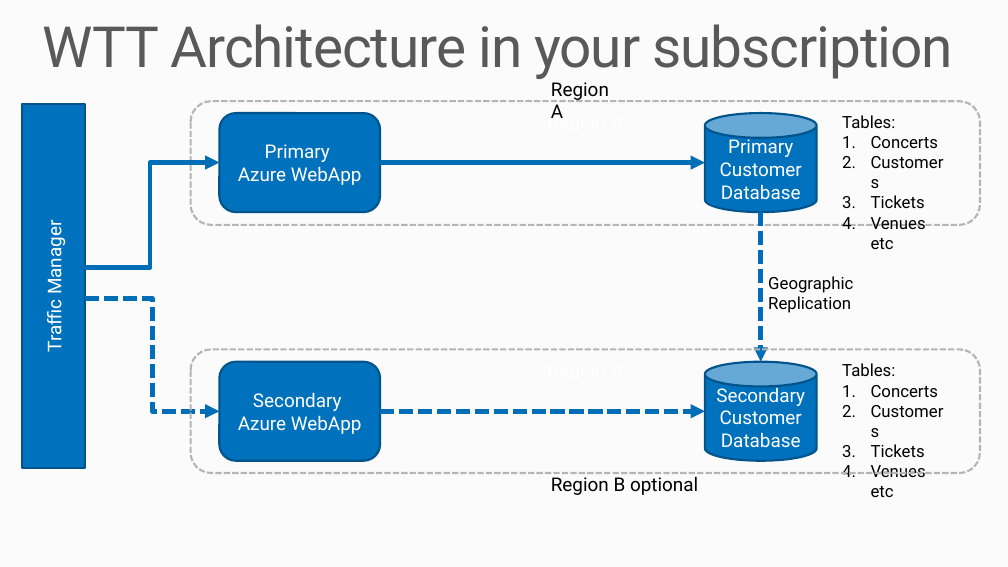
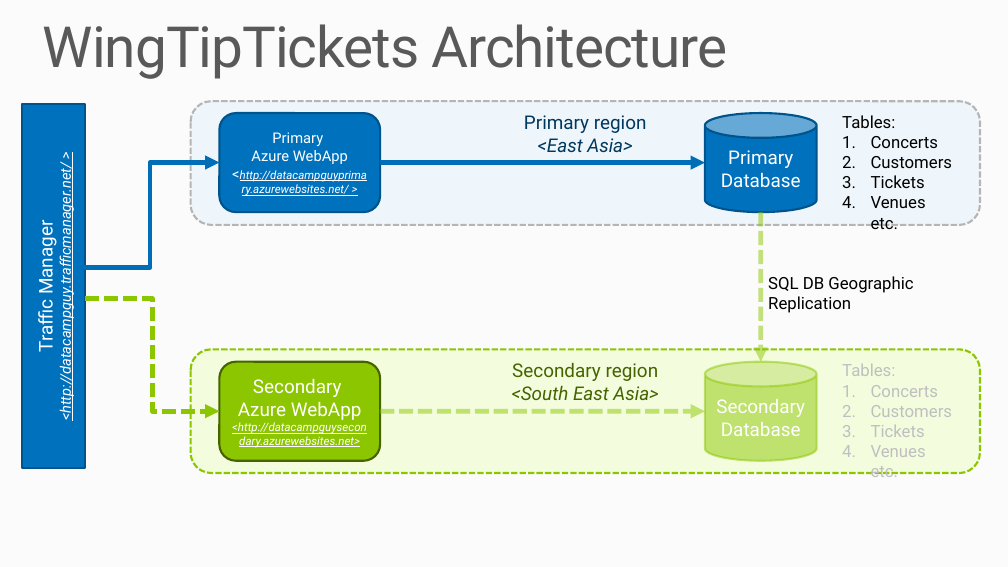
Before and after one commit to microsoft/WingTipTickets, a slide deck: slide 3 of Azure SQL Database - WingTipTickets HOL introduction and roadmap v2 2.pptx (slide 5 before the commit). Drawn at 1008x567 pixels with LibreOffice and Linux fonts; fonts in the diff are those of the drawing. Boxes give left, top, right and bottom in pixels: in the first picture for what was removed or moved away, otherwise in the second. Text is boxed around its words. In the diff, an @@ line names an element or a change of style, - is before the commit and + after.

Commit message:
updated ppt

```diff
--- a/Azure SQL Database - WingTipTickets HOL introduction and roadmap v2 2.pptx
+++ b/Azure SQL Database - WingTipTickets HOL introduction and roadmap v2 2.pptx
@@ title at (43, 24, 727, 79): text changed @@
-WTT Architecture in your subscription
+WingTipTickets Architecture
@@ text removed at (551, 82, 609, 118) @@
-Region A
@@ rounded rectangle "Primary region <East Asia>" at (191, 101, 980, 225): fill none to #BFE5FF at 20% opacity @@
@@ text in rounded rectangle at (524, 115, 647, 152): text changed; text colour #FFFFFF to #00395E @@
-Region A
+Primary region
+<East Asia>
@@ text in rounded rectangle at (272, 132, 323, 146): size 18 to 14 pt in "Primary" @@
@@ text in rounded rectangle at (240, 150, 367, 196): text changed; size 18 to 11 pt; italic on @@
-Azure WebApp
+Azure WebApp
+<http://datacampguyprimary.azurewebsites.net/ >
@@ text in cylinder at (721, 150, 801, 188): text changed @@
-Primary Customer Database
+Primary Database
@@ text in rectangle at (33, 188, 75, 413): text changed; size 18 to 14 pt; italic on @@
-Traffic Manager
+Traffic Manager <http://datacampguy.trafficmanager.net/ >
@@ text at (871, 196, 926, 229): text changed @@
-4. Venues etc
+4. Venues etc.
@@ arrow (761, 212) - (761, 361): stroke #006FB8 4.5 pt dashed to #8CC600 4.5 pt dashed @@
@@ elbow arrow (85, 299) - (219, 411): stroke #006FB8 4.5 pt dashed to #8CC600 4.5 pt dashed @@
@@ text at (768, 276, 913, 313): text changed @@
-Geographic Replication
+SQL DB Geographic
+Replication
@@ rounded rectangle "Secondary region <South East Asia>" at (191, 349, 980, 473): fill none to #EDFFC1 at 50% opacity; outline #B5B5B5 2 pt dashed to #8CC600 2 pt dashed @@
@@ rounded rectangle "Secondary" at (219, 361, 380, 461): fill #0071BC to #8CC600; outline #00548B 2 pt to #466300 2 pt @@
@@ text in rounded rectangle at (512, 363, 659, 400): text added @@
+Secondary region
+<South East Asia>
@@ cylinder "Secondary Database" at (705, 361, 817, 461): fill #0071BC to #8CC600 at 50% opacity; outline #00548B 2 pt to #8CC600 2 pt @@
@@ text at (842, 364, 953, 437): text colour #000000 to #BFBFBF in "Tables:", "Concerts", "Customers", "Tickets" @@
@@ text in rounded rectangle at (232, 401, 367, 448): text changed; size 18 to 11 pt; italic on @@
-Azure WebApp
+Azure WebApp
+<http://datacampguysecondary.azurewebsites.net>
@@ arrow (380, 411) - (705, 411): stroke #006FB8 4.5 pt dashed to #8CC600 4.5 pt dashed @@
@@ text in cylinder at (716, 399, 805, 436): text changed @@
-Secondary Customer Database
+Secondary Database
@@ text at (871, 445, 926, 477): text changed; text colour #000000 to #BFBFBF @@
-4. Venues etc
+4. Venues etc.
@@ text removed at (551, 473, 698, 495) @@
-Region B optional
```
Also in this commit, not shown: 5 other slides changed, 2 slides added, 2 slides removed, 3 other files.
